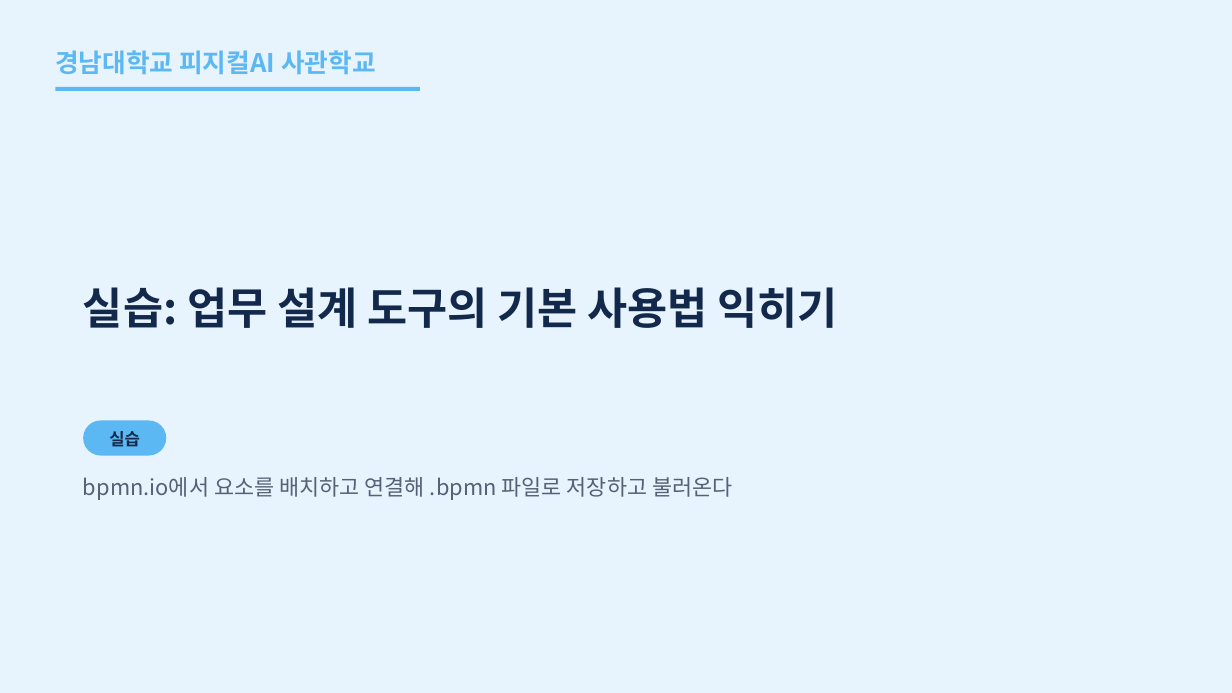
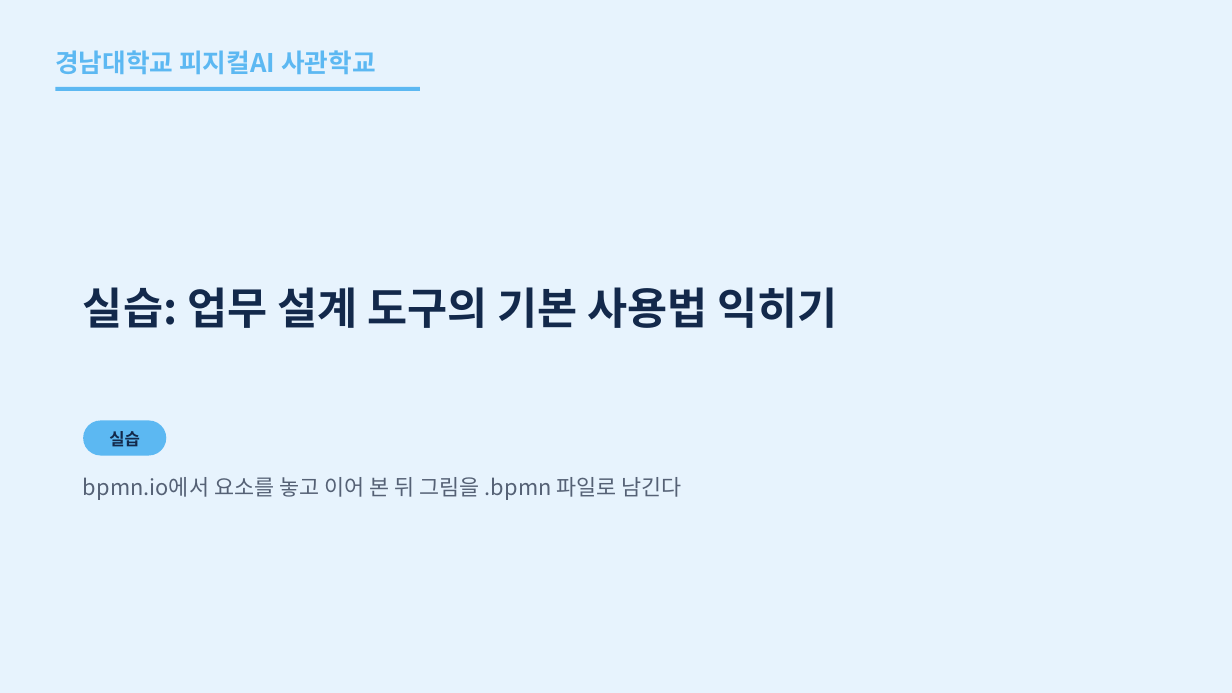
Before and after one commit to uengine-oss/hyd-iot-edu, a slide deck: slide 47 of docs/교재/실전반/06일차/실전반_06일차.pptx. Drawn at 1232x693 pixels with LibreOffice and Linux fonts; fonts in the diff are those of the drawing. Boxes give left, top, right and bottom in pixels: in the first picture for what was removed or moved away, otherwise in the second. Text is boxed around its words. In the diff, an @@ line names an element or a change of style, - is before the commit and + after.

```diff
--- a/docs/교재/실전반/06일차/실전반_06일차.pptx
+++ b/docs/교재/실전반/06일차/실전반_06일차.pptx
@@ text at (x1=83, y1=477, x2=682, y2=500): text changed @@
-bpmn.io에서 요소를 배치하고 연결해 .bpmn 파일로 저장하고 불러온다
+bpmn.io에서 요소를 놓고 이어 본 뒤 그림을 .bpmn 파일로 남긴다
```
Also in this commit, not shown: 2 other slides changed, 25 other files.
